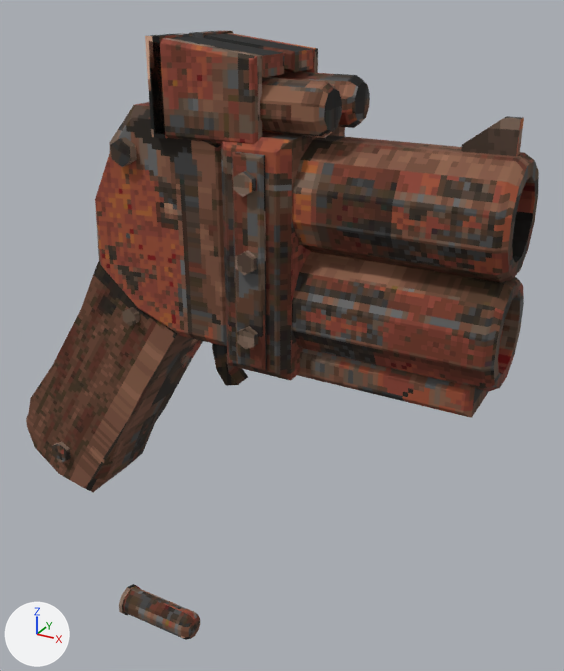
The Blender file Misc/quakevr/models_src/flaregun/flaregun.blend: old version first, new version second.
Before and after are seen from a camera (50 mm lens) standing at (12.17, -14.44, 8.36) and looking at (3.58, 1.18, 0.56). The lights are fixed; the arrows at lower left show +X, +Y and +Z. The older version comes first.

In view in the first picture: 'Body', 'Flare'.
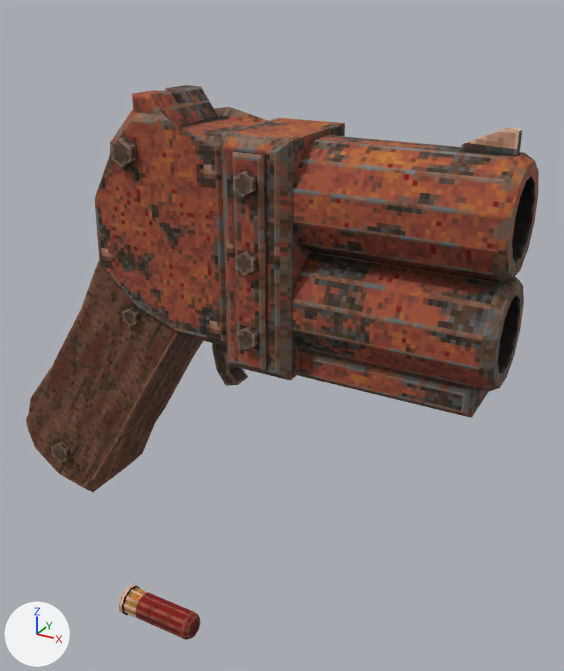
Boxes [x1, y1, x2, y2] around the edits, measured in the pictures (564 x 671 px; the box of a moved part takes in the faces that stretch with it):
'Body', reshaped (12% shorter): before [26, 31, 539, 492]; after [26, 85, 539, 492]
part 1 of me_body, rebuilt: before [95, 102, 227, 347]; after [95, 100, 268, 346]
part 2 of me_body, added: after [165, 85, 219, 117]
part 3 of me_body, added (brown): after [132, 90, 178, 114]
part 4 of me_body, deleted (brown): before [149, 33, 370, 144]
part 5 of me_body, deleted: before [145, 31, 233, 138]
part 6 of me_body, moved or reshaped: before [461, 116, 524, 156]; after [461, 128, 523, 156]
part 7 of me_body, surface changed: [26, 127, 539, 492] in both
part 8 of me_flare, surface changed: [119, 584, 200, 640] in both

What changed in the scene script:
```text
Change me_body:
    used by ob_body; location = (0.0, 0.0, 0.0)
    verts and faces of me_body; kept vertices keep their numbers, new ones are numbered from 654
    before: 196 (1.9, -1.34, 7.58) at pixel (145, 36), 197 (1.9, -0.16, 7.58) at pixel (180, 33), 198 (1.9, -0.16, 6.33), 199 (1.9, 0.16, 6.33), 200 (1.9, 0.16, 7.58) at pixel (189, 32)
    before: 201 (1.9, 1.34, 7.58) at pixel (219, 30), 202 (1.9, 1.34, 5.63), 203 (1.9, -1.34, 5.63) at pixel (151, 137), 296 (2.25, -1.34, 5.63) at pixel (165, 138), 297 (2.25, 1.34, 5.63)
    before: 298 (2.25, 1.34, 7.58) at pixel (232, 31), 299 (2.25, 0.16, 7.58) at pixel (202, 33), 300 (2.25, 0.16, 6.33), 301 (2.25, -0.16, 6.33), 302 (2.25, -0.16, 7.58) at pixel (194, 33)
    before: 303 (2.25, -1.34, 7.58) at pixel (159, 36)
    before: 434 (9.05, 0.13, 6.33) at pixel (524, 117), 435 (8.75, 0.13, 6.33) at pixel (507, 116), 439 (9.05, -0.13, 6.33) at pixel (520, 119), 440 (8.75, -0.13, 6.33) at pixel (503, 118)
    remove me_body.from_pydata(...)  # 654 vertices, 484 faces; spans x -3.71..9.3, y -1.71..1.71, z -4.6..7.58
    add me_body.from_pydata(...)  # 478 vertices, 352 faces; spans x -3.71..9.3, y -1.71..1.71, z -4.6..6.41
    me_body part 1: the loose piece of 40 vertices spanning x -0.25..3.6, y -1.15..1.15, z 1.03..6.18 is rebuilt with 40 vertices and now spans x -0.25..3.6, y -1.15..1.15, z 1.03..6.13
    me_body part 2: a new loose piece of 16 vertices spanning x 1.15..2.12, y 0.16..1.0, z 5.68..6.41, in mat_flaregunskin (picture img_flaregun_skin)
    me_body part 3: a new loose piece of 16 vertices spanning x 1.15..2.12, y -1.0..-0.16, z 5.68..6.41, in mat_flaregunskin (picture img_flaregun_skin)
    me_body part 4: 7 loose pieces with 192 vertices, spanning x 1.9..5.7, y -1.34..1.34, z 5.63..7.58, are deleted
    me_body part 5
    add delete_vertices([*range(196, 204), *range(296, 304)])  # with the faces that use them
    me_body part 6
    add for i in [434, 435, 439, 440]: verts[i] += (0.0, 0.0, -0.2)
    me_body part 7: 287 kept faces spanning x -3.71..9.3, y -1.71..1.71, z -4.6..6.13 get new texture (UV) coordinates
Change me_flare:
    where me_flare.from_pydata(...)  # 60 vertices, 44 faces; spans x -1.25..1.25, y -0.45..0.45, z -0.47..0.47
    used by ob_flare; location = (0.0, 0.0, -9.0)
    me_flare part 8: texture (UV) coordinates of 44 of 44 faces, centred in x -1.25..1.25, y -0.45..0.45, z -0.43..0.43, changed; they spanned u 0.01..0.97, v 0.24..0.97 and now span u 0.23..0.99, v 0.01..0.97
```
